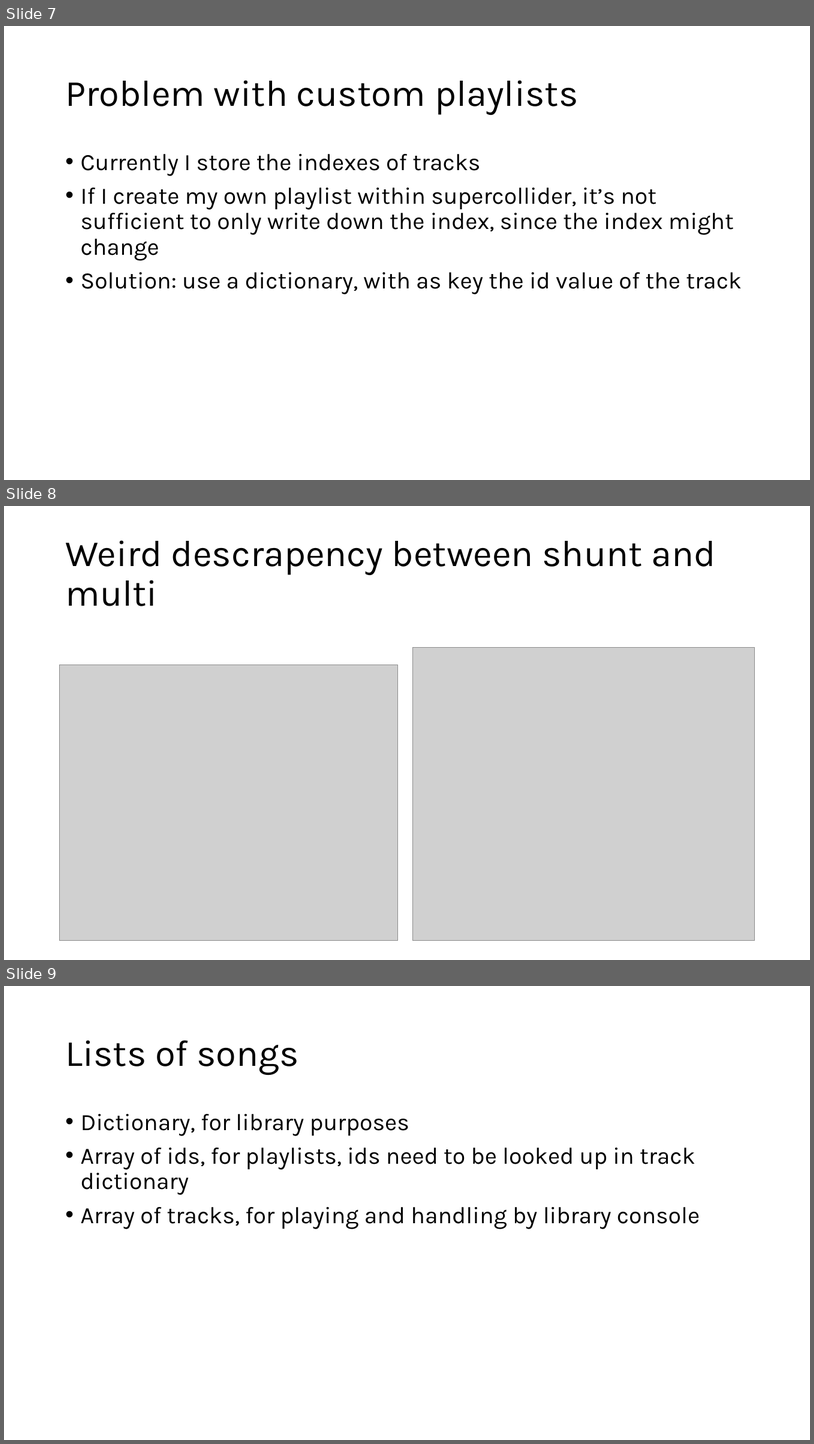
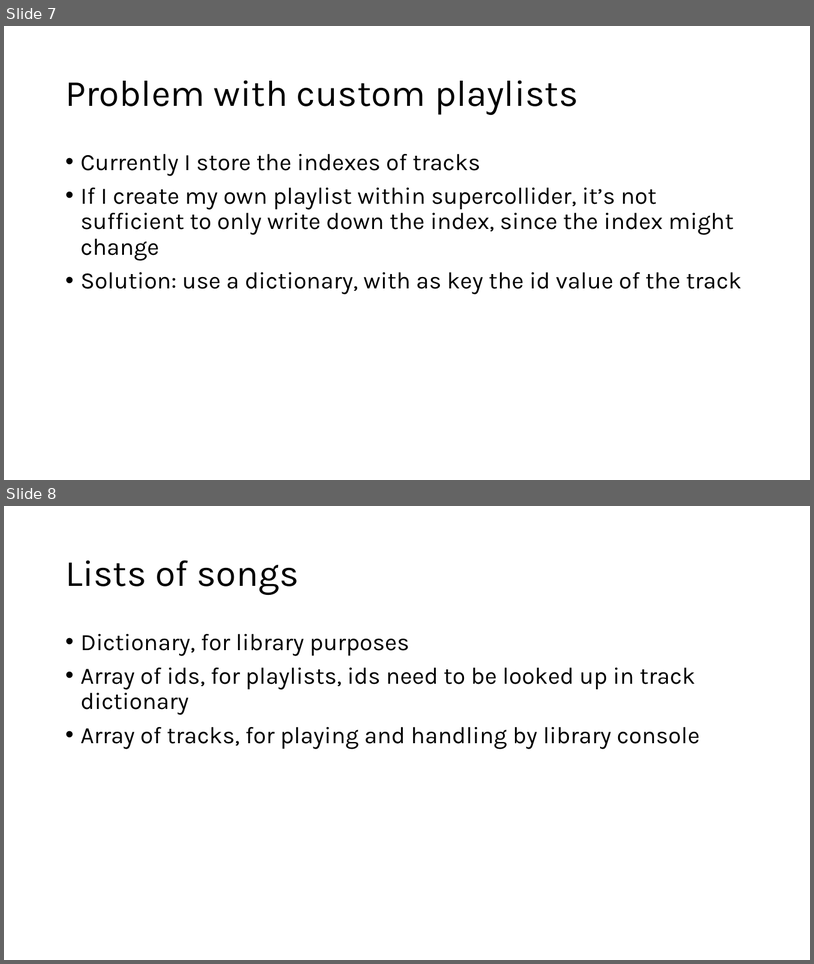
Before and after one commit to pier3100/SUDJ-peripheral, a slide deck: Design Log/Music Library.pptx. Shown one above the other, each under a label of ours: slides 7, 8 and 9 before the commit, slides 7 and 8 after it. The pictures are 814x1444 and 814x964 pixels, drawn with LibreOffice and Linux fonts; fonts in the diff are those of the drawing; grey boxes stand for pictures. Boxes give left, top, right and bottom in pixels: in the first picture for what was removed or moved away, otherwise in the second. Text is boxed around its words. In the diff, an @@ line names an element or a change of style, - is before the commit and + after.

```diff
--- a/Design Log/Music Library.pptx
+++ b/Design Log/Music Library.pptx
@@ slide 8 removed at box(4, 506, 810, 960), background #FFFFFF @@
@@ title removed at box(65, 540, 716, 606) @@
-Weird descrapency between shunt and multi
@@ picture removed at box(413, 647, 755, 940) @@
@@ picture removed at box(60, 665, 398, 940) @@
@@ what was slide 9 is now slide 8 @@
```
Also in this commit, not shown: 1 slide changed, 3 slides added, 11 other files.
